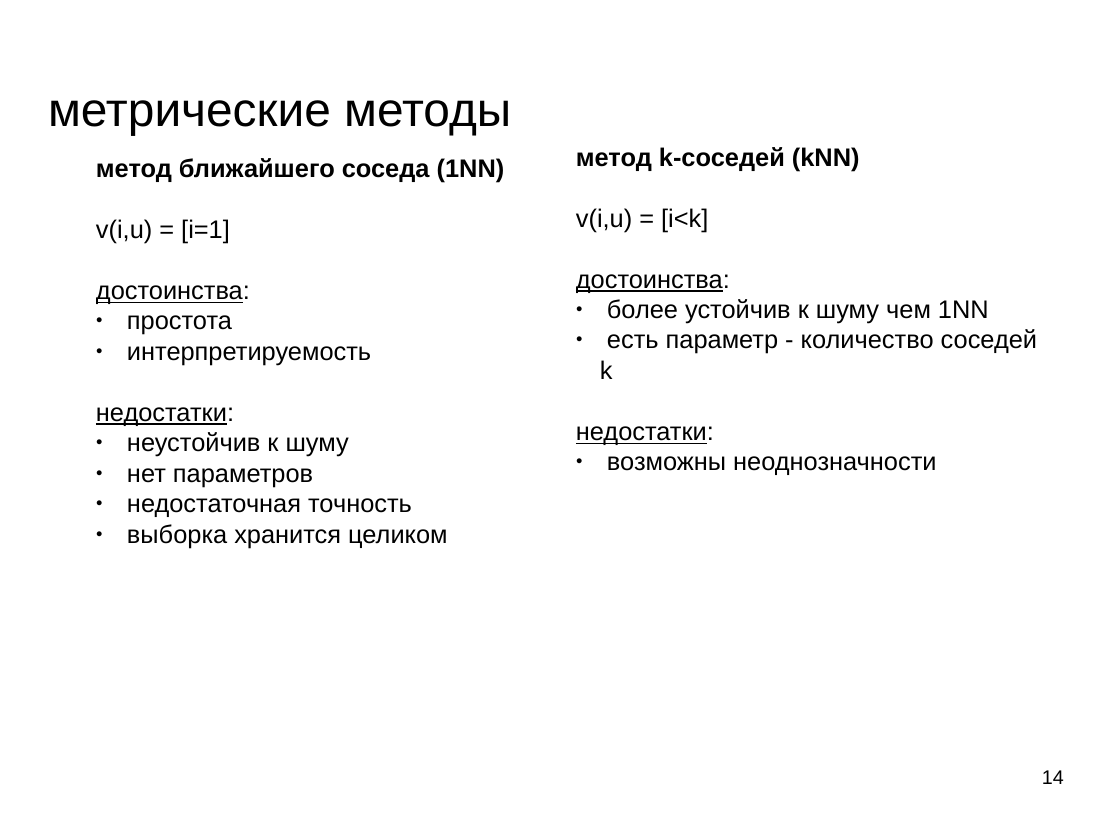
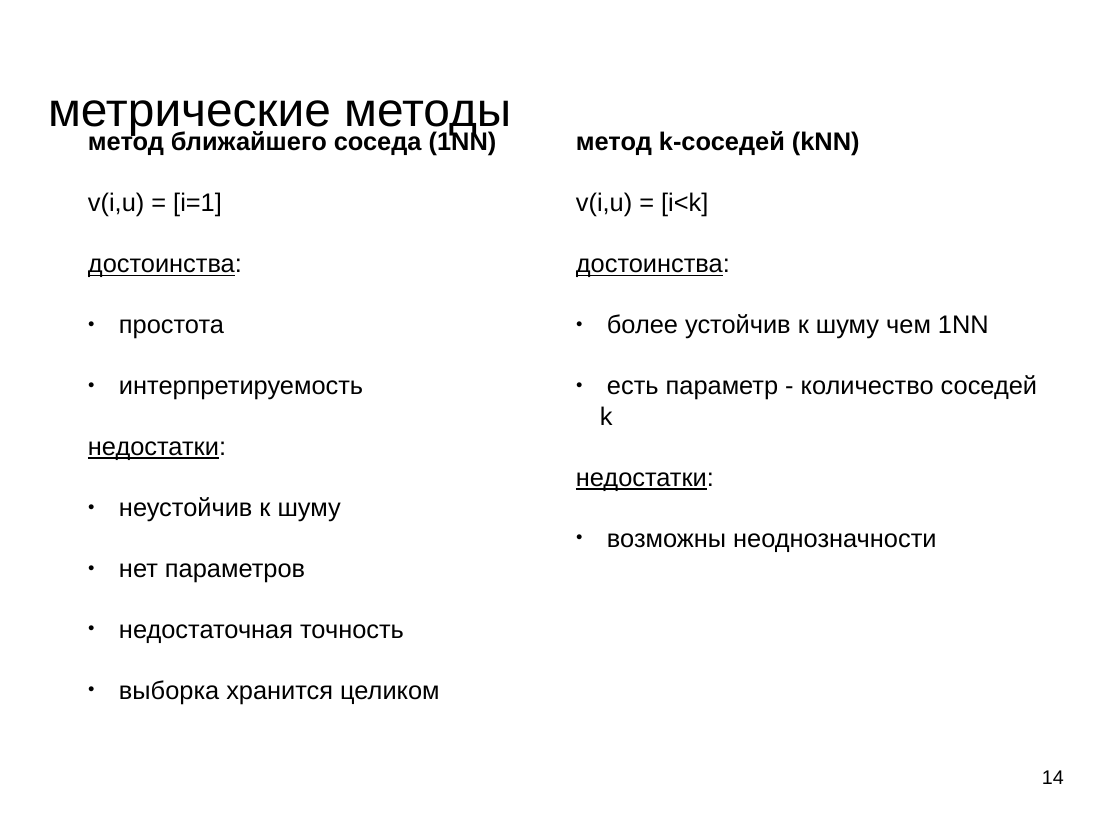
Before and after one commit to mechanoid5/ml_lectorium_legacy, a slide deck: slide 14 of 06-metric.odp. Drawn at 1120x840 pixels with LibreOffice and Linux fonts; fonts in the diff are those of the drawing; background and template pictures are left out. Boxes give left, top, right and bottom in pixels: in the first picture for what was removed or moved away, otherwise in the second. Text is boxed around its words. In the diff, an @@ line names an element or a change of style, - is before the commit and + after.

```diff
--- a/06-metric.odp
+++ b/06-metric.odp
@@ text "метод ближайшего соседа (1NN)" rewrapped from [96, 158, 505, 548] to [88, 129, 497, 704] @@
@@ text "метод k-соседей (kNN)" rewrapped from [576, 147, 1037, 475] to [576, 131, 1037, 552] @@
```
Also in this commit, not shown: 4 other slides changed, 1 slide removed, 2 other files.
